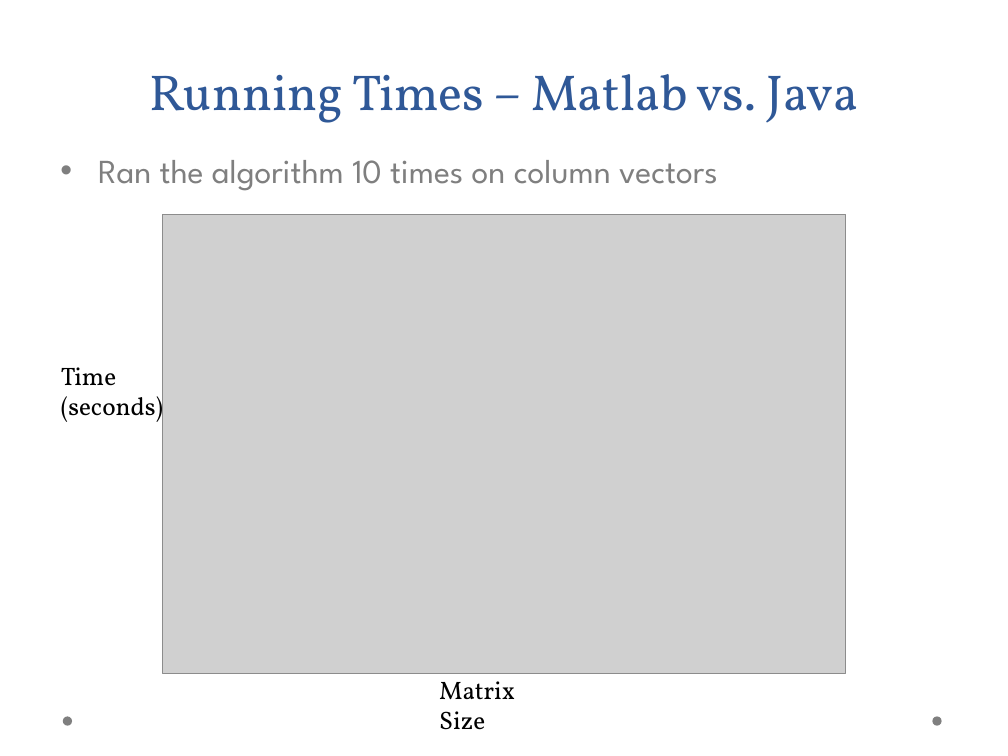
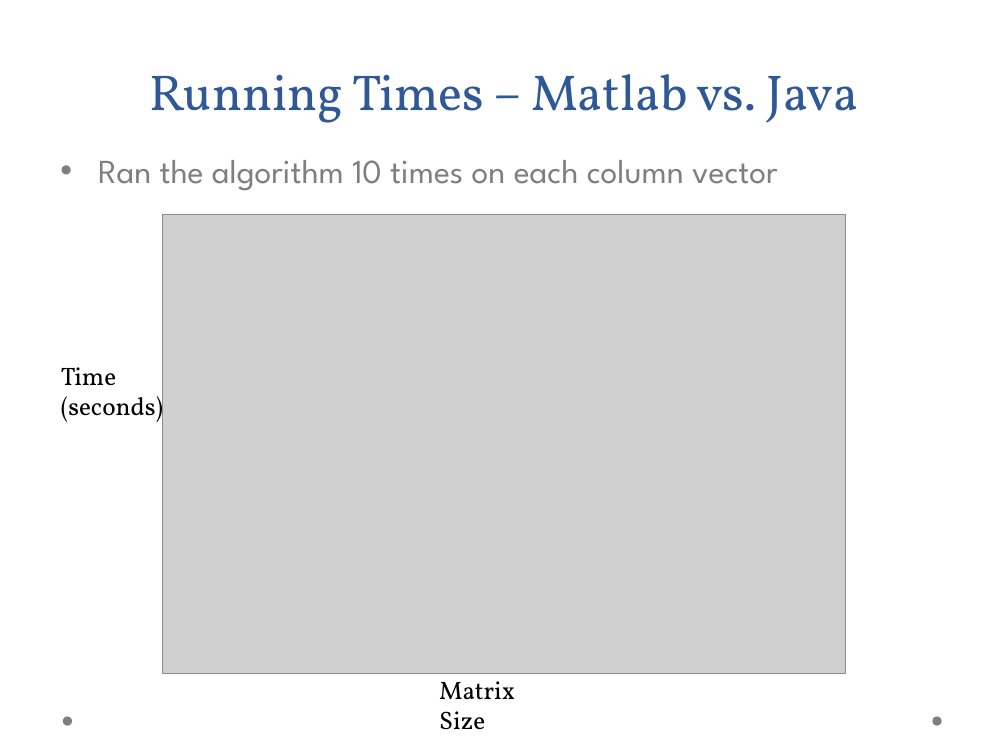
Before and after one commit to jasonrhalpern/CompressiveSensing, a slide deck: slide 11 of docs/presentation/final_presentation.ppt. Drawn at 1008x756 pixels with LibreOffice and Linux fonts; fonts in the diff are those of the drawing; grey boxes stand for pictures; background and template pictures are left out. Boxes give left, top, right and bottom in pixels: in the first picture for what was removed or moved away, otherwise in the second. Text is boxed around its words. In the diff, an @@ line names an element or a change of style, - is before the commit and + after.

```diff
--- a/docs/presentation/final_presentation.ppt
+++ b/docs/presentation/final_presentation.ppt
@@ text at <box>98,160,778,191</box>: text changed @@
-• Ran the algorithm 10 times on column vectors
+• Ran the algorithm 10 times on each column vector
```
Also in this commit, not shown: 1 other slide changed.
